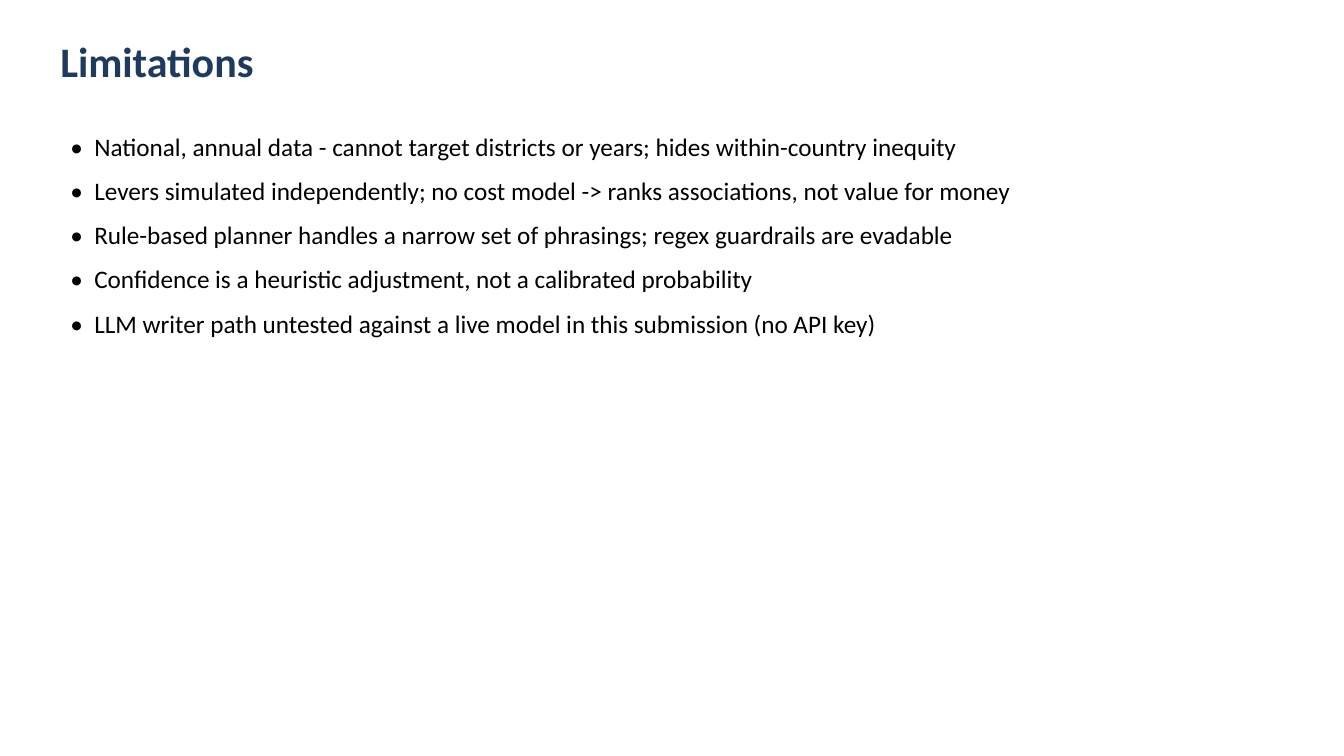
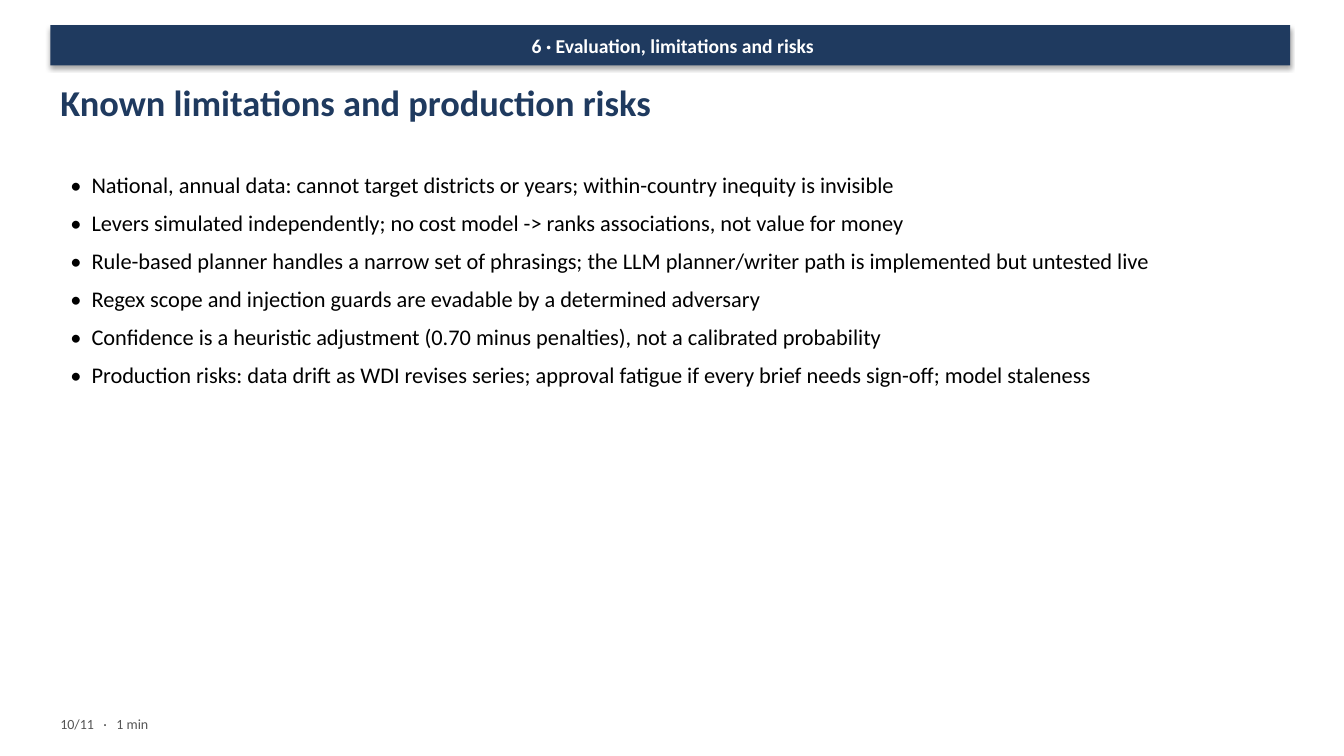
Before and after one commit to doellingcameron92/Industry-Integrated-AI-Synthesis, a slide deck: slide 10 of presentation/Mentor_Presentation.pptx (slide 12 before the commit). Drawn at 1344x756 pixels with LibreOffice and Linux fonts; fonts in the diff are those of the drawing. Boxes give left, top, right and bottom in pixels: in the first picture for what was removed or moved away, otherwise in the second. Text is boxed around its words. In the diff, an @@ line names an element or a change of style, - is before the commit and + after.

```diff
--- a/presentation/Mentor_Presentation.pptx
+++ b/presentation/Mentor_Presentation.pptx
@@ rectangle added at bbox=[50, 25, 1291, 66], fill #1F3A5F, 14 pt, text #FFFFFF, bold @@
+6 · Evaluation, limitations and risks
@@ text at bbox=[60, 90, 651, 122]: text changed; size 30 to 26 pt @@
-Limitations
+Known limitations and production risks
@@ text "• National, annual data: cannot ...": place and size @@
-text "• National, annual data: cannot ..." at bbox=[94, 138, 1009, 338]
+text "• National, annual data: cannot ..." at bbox=[92, 177, 1148, 387]
@@ text at bbox=[92, 177, 894, 197]: text changed; size 18 to 16 pt @@
-• National, annual data - cannot target districts or years; hides within-country inequity
+• National, annual data: cannot target districts or years; within-country inequity is invisible
@@ text at bbox=[92, 215, 903, 235]: size 18 to 16 pt in "• Levers simulated independently; no cost model ..."; less space between paragraphs @@
@@ text at bbox=[92, 253, 1148, 387]: text changed; size 18 to 16 pt @@
-• Rule-based planner handles a narrow set of phrasings; regex guardrails are evadable
-• Confidence is a heuristic adjustment, not a calibrated probability
-• LLM writer path untested against a live model in this submission (no API key)
+• Rule-based planner handles a narrow set of phrasings; the LLM planner/writer path is implemented but untested live
+• Regex scope and injection guards are evadable by a determined adversary
+• Confidence is a heuristic adjustment (0.70 minus penalties), not a calibrated probability
+• Production risks: data drift as WDI revises series; approval fatigue if every brief needs sign-off; model staleness
@@ text added at bbox=[60, 719, 149, 730], 10 pt, text #555555 @@
+10/11 · 1 min
```
Also in this commit, not shown: 3 other slides changed, 11 slides added, 9 slides removed, 4 other files.
